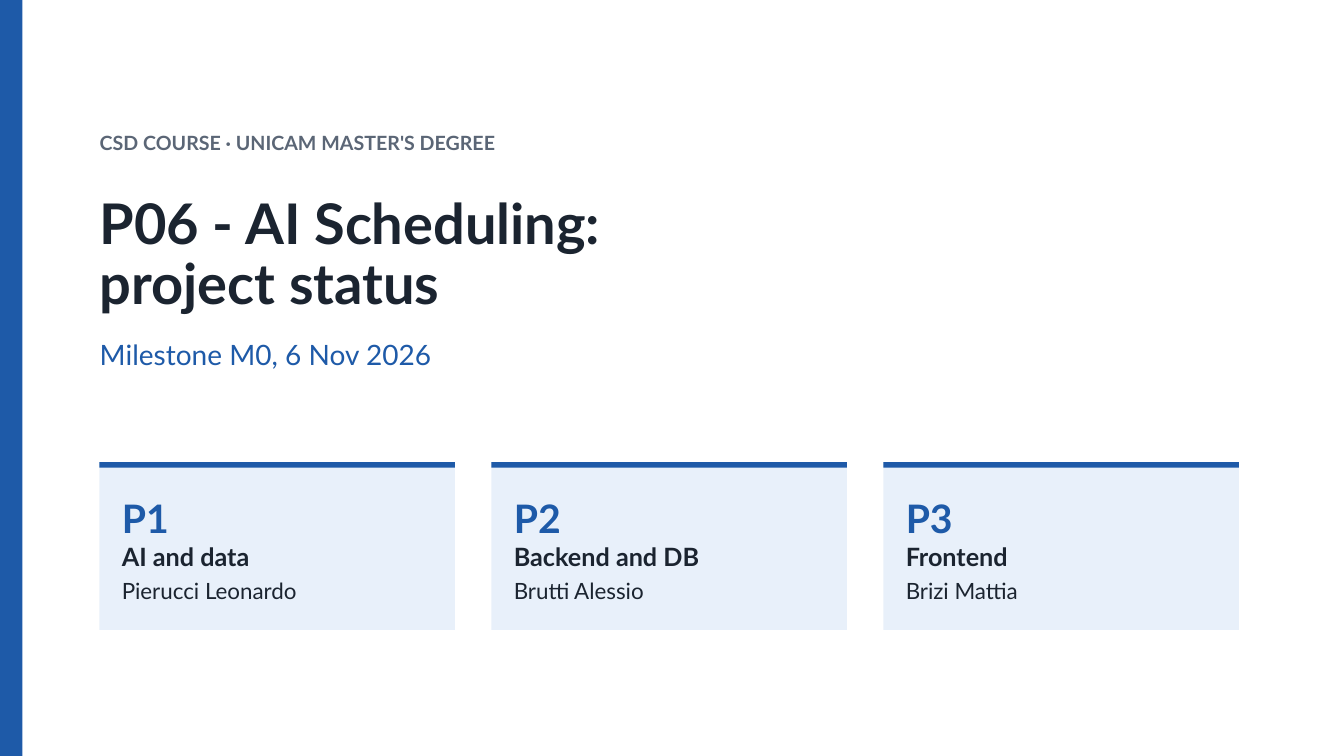
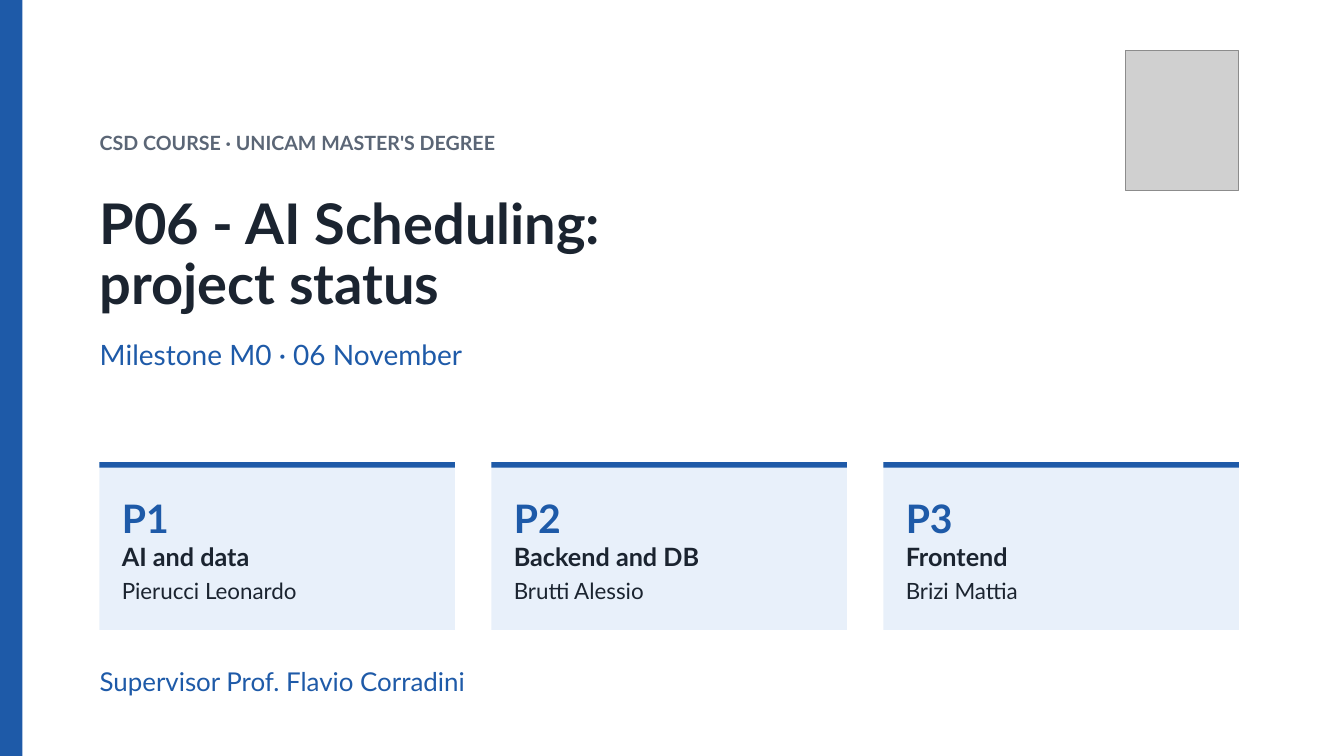
Before and after one commit to Pieruc/Scheduling, a slide deck: slide 1 of Presentazione/P06-6Nov-v1.pptx. Drawn at 1344x756 pixels with LibreOffice and Linux fonts; fonts in the diff are those of the drawing; grey boxes stand for pictures. Boxes give left, top, right and bottom in pixels: in the first picture for what was removed or moved away, otherwise in the second. Text is boxed around its words. In the diff, an @@ line names an element or a change of style, - is before the commit and + after.

```diff
--- a/Presentazione/P06-6Nov-v1.pptx
+++ b/Presentazione/P06-6Nov-v1.pptx
@@ picture added at [1126,50,1239,191] @@
@@ subtitle at [100,344,462,366]: text changed @@
-Milestone M0, 6 Nov 2026
+Milestone M0 · 06 November
@@ text added at [100,672,465,696], 18.5 pt, text #1E5AA8 @@
+Supervisor Prof. Flavio Corradini
```
Also in this commit, not shown: 13 other slides changed, 2 other files.
